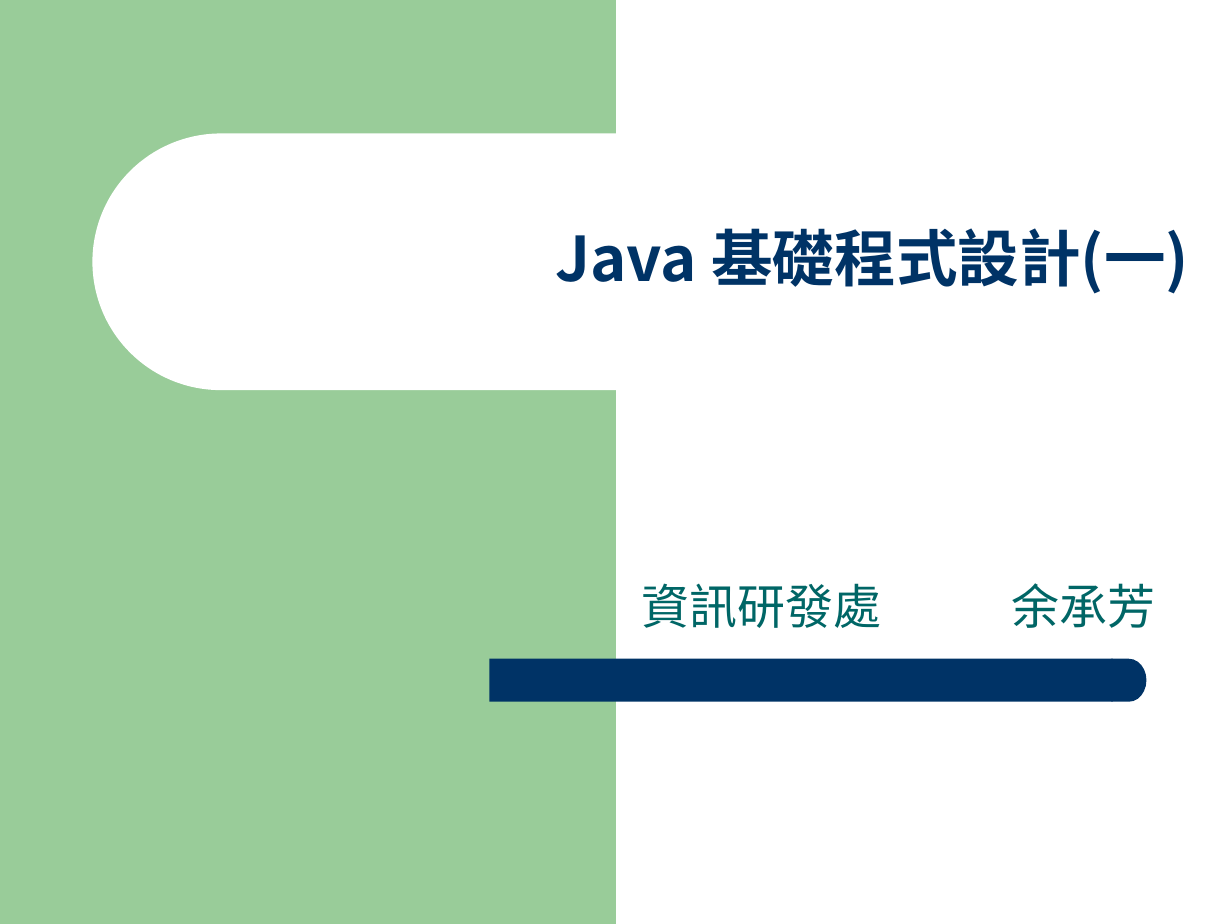
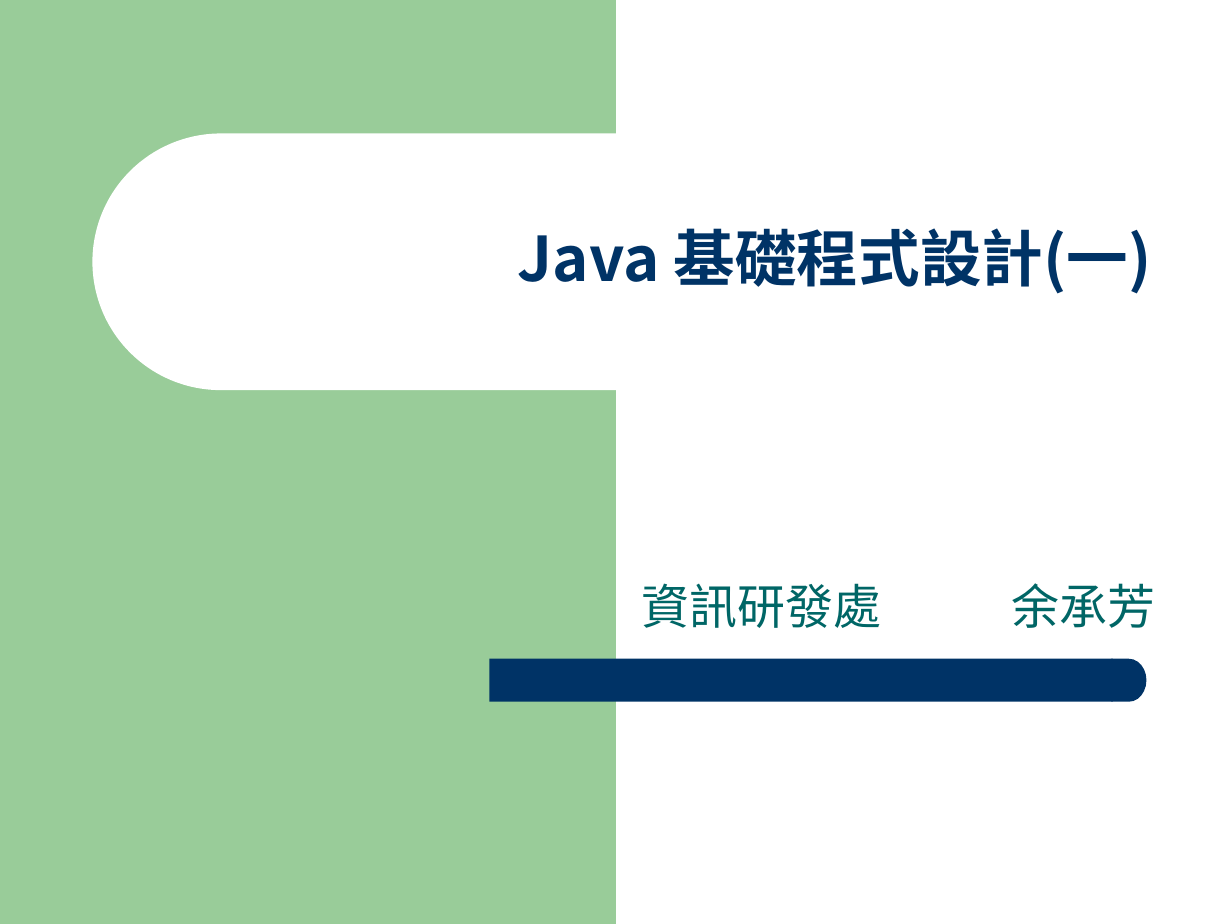
Before and after one commit to hayatoyu/2018intern, a slide deck: slide 1 of Java 基礎程式設計(一)_改.ppt. Drawn at 1232x924 pixels with LibreOffice and Linux fonts; fonts in the diff are those of the drawing. Boxes give left, top, right and bottom in pixels: in the first picture for what was removed or moved away, otherwise in the second. Text is boxed around its words. In the diff, an @@ line names an element or a change of style, - is before the commit and + after.

```diff
--- a/Java 基礎程式設計(一)_改.ppt
+++ b/Java 基礎程式設計(一)_改.ppt
@@ text "Java 基礎程式設計(一)" moved from (x1=555, y1=228, x2=1189, y2=294) to (x1=518, y1=228, x2=1152, y2=294) @@
```
Also in this commit, not shown: 13 other files.
